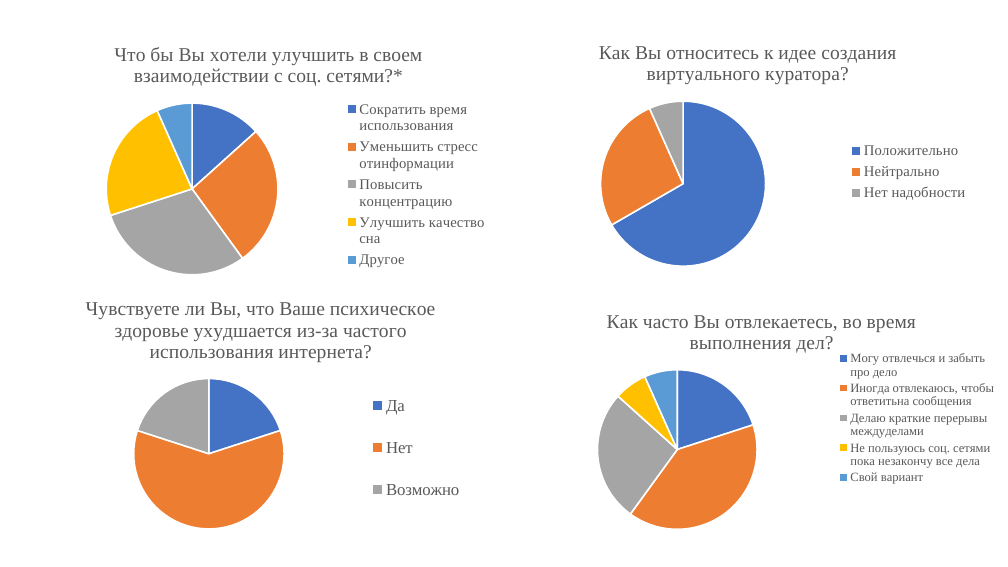
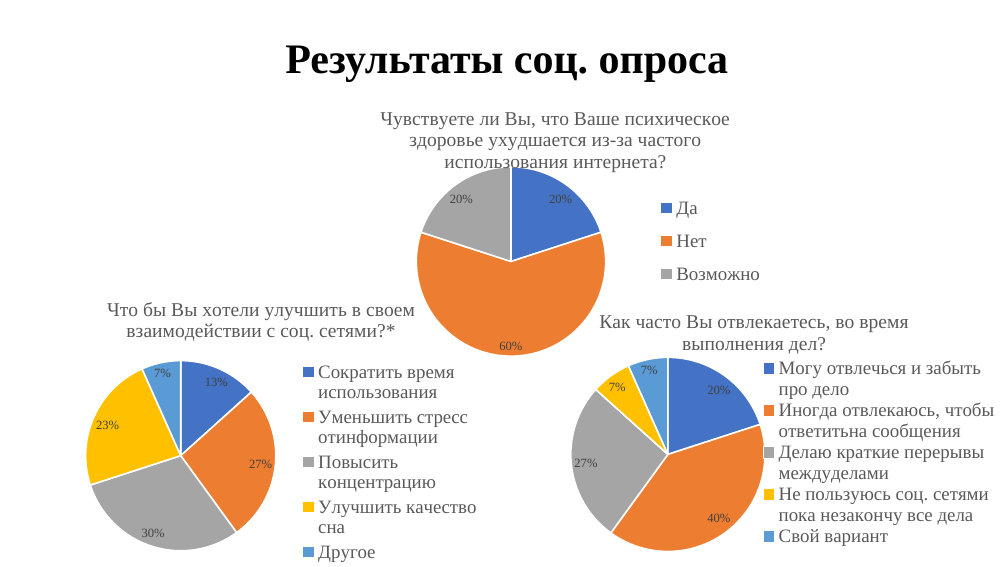
Before and after one commit to DronSyperlol/VirtualCurator, a slide deck: slide 7 of Docs/Куратор - виртуальный куратор.pptx (slide 15 before the commit). Drawn at 1008x567 pixels with LibreOffice and Linux fonts; fonts in the diff are those of the drawing. Boxes give left, top, right and bottom in pixels: in the first picture for what was removed or moved away, otherwise in the second. Text is boxed around its words. In the diff, an @@ line names an element or a change of style, - is before the commit and + after.

```diff
--- a/Docs/Куратор - виртуальный куратор.pptx
+++ b/Docs/Куратор - виртуальный куратор.pptx
@@ pie chart removed at <box>522,27,975,276</box> @@
-title "Как Вы относитесь к идее создания виртуального куратора?"
-categories: Положительно, Нейтрально, Нет надобности
-Как Вы относитесь к идее создания виртуального куратора?: 67, 27, 7
@@ text added at <box>285,45,729,81</box>, 40 pt, text #000000, bold @@
+Результаты соц. опроса
@@ pie chart at <box>313,93,799,357</box> @@
@@ data labels of Чувствуете ли Вы, что Ваше психическое здоровье ухудшается из-за частого использования интернета? added @@
@@ legend changed @@
@@ plot area changed @@
@@ pie chart: place and size @@
-pie chart at <box>18,284,504,540</box>
+pie chart at <box>313,93,799,357</box>
@@ pie chart at <box>34,284,489,567</box> @@
@@ data labels of Что бы Вы хотели улучшить в своем взаимодействии с соц. сетями?* added @@
@@ legend changed @@
@@ plot area changed @@
@@ pie chart: place and size @@
-pie chart at <box>34,29,504,286</box>
+pie chart at <box>34,284,489,567</box>
@@ pie chart at <box>504,296,1005,567</box> @@
@@ data labels of Как часто Вы отвлекаетесь, во время выполнения дел? added @@
@@ legend changed @@
@@ plot area changed @@
@@ pie chart: place and size @@
-pie chart at <box>519,296,1005,540</box>
+pie chart at <box>504,296,1005,567</box>
```
Also in this commit, not shown: 2 other slides changed, 1 slide added.
